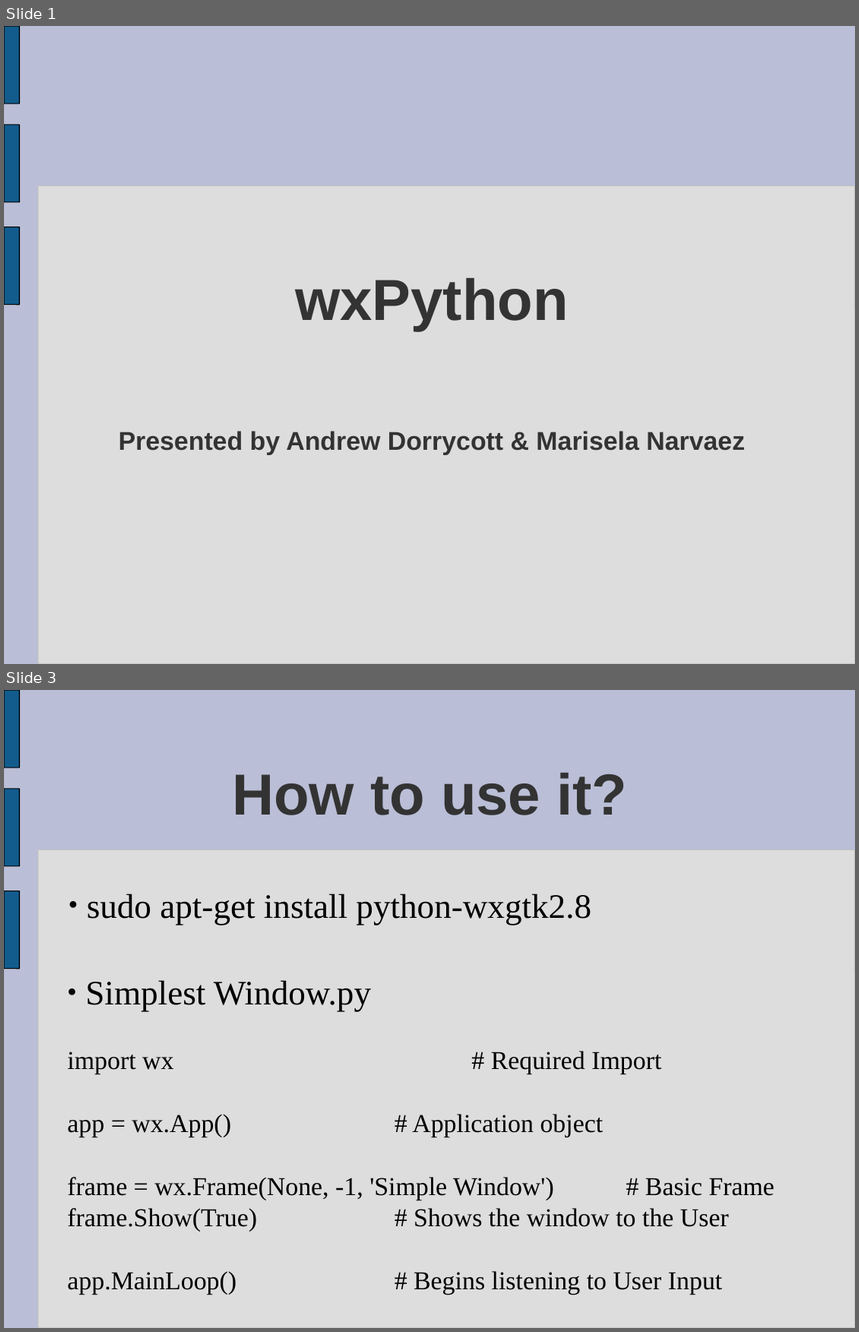
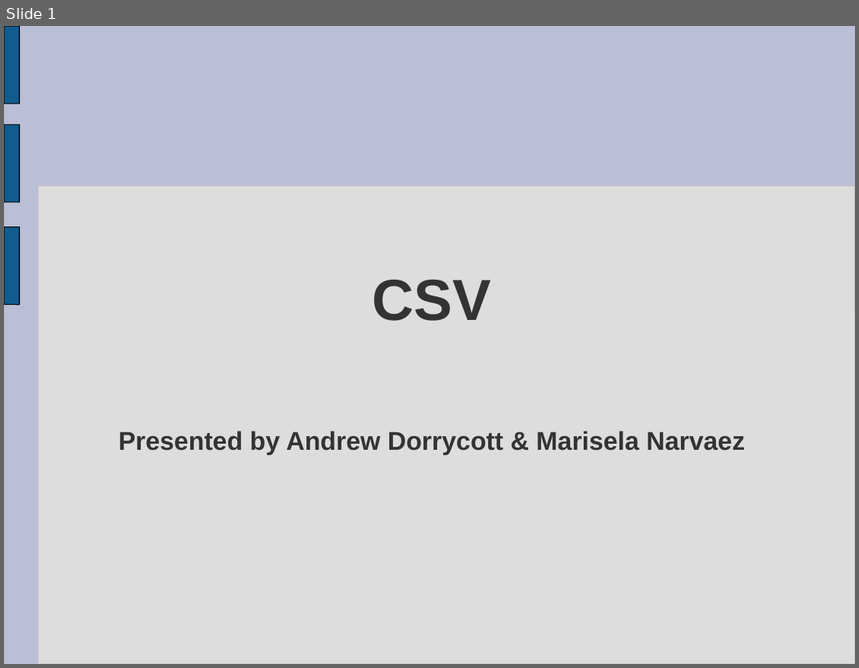
Before and after one commit to tdyhacker/pythonexploration, a slide deck: kusinwolf/CSV/CSV.ppt. Shown one above the other, each under a label of ours: slides 1 and 3 before the commit, slide 1 after it; the slides between them are not shown. The pictures are 859x1332 and 859x668 pixels, drawn with LibreOffice and Linux fonts; fonts in the diff are those of the drawing. Boxes give left, top, right and bottom in pixels: in the first picture for what was removed or moved away, otherwise in the second. Text is boxed around its words. In the diff, an @@ line names an element or a change of style, - is before the commit and + after.

```diff
--- a/kusinwolf/CSV/CSV.ppt
+++ b/kusinwolf/CSV/CSV.ppt
@@ slide 3 removed at (4,690,855,1328), background #BABED6; not listed: 4 template elements that a slide beside it also shows @@
@@ title removed at (232,773,627,815) @@
-How to use it?
@@ text removed at (87,894,591,925) @@
-  ● sudo apt-get install python-wxgtk2.8
@@ subtitle removed at (67,980,775,1295) @@
-  ● Simplest Window.py
-  import wx # Required Import
-  app = wx.App() # Application object
-  frame = wx.Frame(None, -1, 'Simple Window') # Basic Frame
-  frame.Show(True) # Shows the window to the User
-  app.MainLoop() # Begins listening to User Input
@@ slide 1 changed as well @@
@@ text at (373,280,492,321): text changed @@
-wxPython
+CSV
```
Also in this commit, not shown: 4 slides added, 3 other slides removed, 1 other file.
